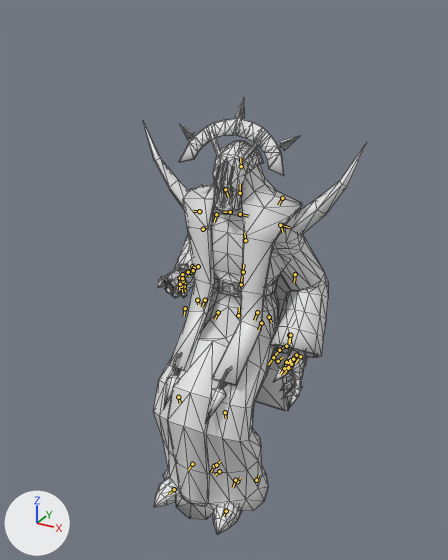
Before and after pictures for a commit that changed the Blender file assets-src/rooms/tavern/creature-clips/Cultist.blend.
Before and after are seen from a 50 mm lens placed at (0.537, -1.046, 0.919), pointed at (0.009, -0.085, 0.438). Arrows for +X, +Y and +Z are at lower left; the lights stay in place. The picture after the commit comes second. Both versions are drawn at frame 47 of the action 'SitArmWrestle'; the numbers are the values there. The bones that change, and the others that lie on the model, are drawn over the model as lines. Mesh edges are drawn as thin lines.

Objects in the first picture: 'CultistSourceMesh'.
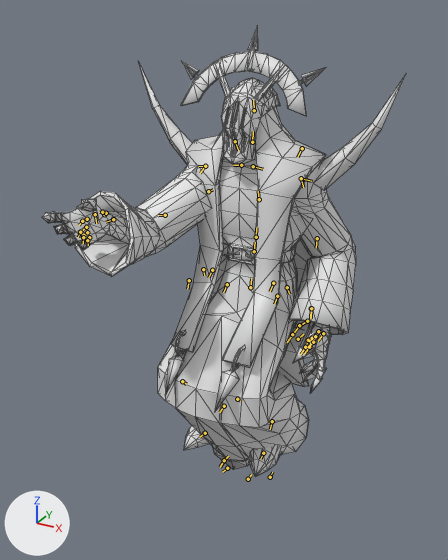
Edits to the scene script, one JSON object a line:
```json
{"block": "bone_root", "where": "bone_root = bpy.data.objects['Cultist'].pose.bones['root']"}
{"op": "set", "path": "bone_root.location", "old": "(0.0, 0.0, -0.126)", "new": "(0.0, 0.057, -0.163)"}
{"op": "set", "path": "bone_root.scale", "old": "(0.85, 0.85, 0.85)", "new": "(1.0, 1.0, 1.0)"}
{"block": "bone_thigh_l", "where": "bone_thigh_l = bpy.data.objects['Cultist'].pose.bones['thigh.L']  # child of 'hips'"}
{"op": "set", "path": "bone_thigh_l.rotation_quaternion", "old": "(0.906, -0.411, -0.093, 0.029)", "new": "(0.911, -0.401, -0.094, 0.028)", "note": "degrees (-49, -8, 8) -> degrees (-48, -9, 7)"}
{"block": "bone_shin_l", "where": "bone_shin_l = bpy.data.objects['Cultist'].pose.bones['shin.L']  # child of 'thigh.L'"}
{"op": "set", "path": "bone_shin_l.rotation_quaternion", "old": "(0.87, 0.492, 0.004, -0.022)", "new": "(0.699, 0.715, 0.004, -0.029)", "note": "degrees (59, 2, -2) -> degrees (91, 3, -2)"}
{"block": "bone_foot_l", "where": "bone_foot_l = bpy.data.objects['Cultist'].pose.bones['foot.L']  # child of 'shin.L'"}
{"op": "set", "path": "bone_foot_l.rotation_quaternion", "old": "(0.995, -0.089, 0.039, -0.023)", "new": "(0.929, -0.371, 0.0, -0.016)", "note": "degrees (-10, 4, -3) -> degrees (-43, -1, -2)"}
{"block": "bone_spine", "where": "bone_spine = bpy.data.objects['Cultist'].pose.bones['spine']  # child of 'hips'"}
{"op": "set", "path": "bone_spine.rotation_quaternion", "old": "(1.0, -0.008, 0.0, 0.0)", "new": "(1.0, 0.0, 0.0, 0.0)", "note": "degrees (-1, 0, 0) -> degrees (0, 0, 0)"}
{"block": "bone_upper_arm_r", "where": "bone_upper_arm_r = bpy.data.objects['Cultist'].pose.bones['upper_arm.R']  # child of 'shoulder.R'"}
{"op": "set", "path": "bone_upper_arm_r.rotation_quaternion", "old": "(0.808, 0.299, -0.181, -0.474)", "new": "(0.823, -0.491, 0.279, 0.06)", "note": "degrees (41, 0, -61) -> degrees (-65, 31, -12)"}
{"block": "bone_forearm_r", "where": "bone_forearm_r = bpy.data.objects['Cultist'].pose.bones['forearm.R']  # child of 'upper_arm.R'"}
{"op": "set", "path": "bone_forearm_r.rotation_quaternion", "old": "(0.898, -0.336, 0.087, 0.271)", "new": "(0.994, -0.067, -0.017, -0.087)", "note": "degrees (-36, 20, 27) -> degrees (-7, -3, -10)"}
{"block": "bone_hand_r", "where": "bone_hand_r = bpy.data.objects['Cultist'].pose.bones['hand.R']  # child of 'forearm.R'"}
{"op": "set", "path": "bone_hand_r.rotation_quaternion", "old": "(0.923, -0.296, -0.118, 0.218)", "new": "(0.978, 0.166, -0.112, 0.063)", "note": "degrees (-37, -5, 28) -> degrees (19, -14, 5)"}
{"block": "bone_thigh_r", "where": "bone_thigh_r = bpy.data.objects['Cultist'].pose.bones['thigh.R']  # child of 'hips'"}
{"op": "set", "path": "bone_thigh_r.rotation_quaternion", "old": "(0.906, -0.411, 0.093, -0.029)", "new": "(0.911, -0.401, 0.094, -0.028)", "note": "degrees (-49, 8, -8) -> degrees (-48, 9, -7)"}
{"block": "bone_shin_r", "where": "bone_shin_r = bpy.data.objects['Cultist'].pose.bones['shin.R']  # child of 'thigh.R'"}
{"op": "set", "path": "bone_shin_r.rotation_quaternion", "old": "(0.87, 0.492, -0.004, 0.021)", "new": "(0.699, 0.715, -0.004, 0.029)", "note": "degrees (59, -2, 2) -> degrees (91, -3, 2)"}
{"block": "bone_foot_r", "where": "bone_foot_r = bpy.data.objects['Cultist'].pose.bones['foot.R']  # child of 'shin.R'"}
{"op": "set", "path": "bone_foot_r.rotation_quaternion", "old": "(0.995, -0.089, -0.039, 0.023)", "new": "(0.929, -0.371, 0.0, 0.016)", "note": "degrees (-10, -4, 3) -> degrees (-43, 1, 2)"}
```

Changed parts and their boxes [x1, y1, x2, y2] in the pictures (448 x 560 px):
```json
{"object": "CultistSourceMesh", "change": "posed", "before": [143, 98, 366, 534], "after": [42, 27, 406, 476], "on screen": "63% wider"}
{"bone": "root", "before": "(237, 481) to (240, 477)", "after": "(248, 479) to (251, 474)"}
{"bone": "thigh.L", "before": "(261, 323) to (258, 330)", "after": "(277, 296) to (274, 304)"}
{"bone": "shin.L", "before": "(225, 412) to (226, 418)", "after": "(237, 399) to (240, 401)"}
{"bone": "foot.L", "before": "(235, 480) to (233, 487)", "after": "(272, 421) to (270, 429)"}
{"bone": "spine", "before": "(241, 284) to (242, 276)", "after": "(254, 251) to (255, 242)"}
{"bone": "upper_arm.R", "before": "(199, 211) to (202, 212)", "after": "(205, 166) to (200, 173)"}
{"bone": "forearm.R", "before": "(216, 214) to (214, 222)", "after": "(165, 215) to (158, 215)"}
{"bone": "hand.R", "before": "(198, 266) to (193, 270)", "after": "(113, 219) to (106, 222)"}
{"bone": "thigh.R", "before": "(218, 312) to (215, 319)", "after": "(227, 284) to (223, 292)"}
{"bone": "shin.R", "before": "(178, 397) to (180, 403)", "after": "(182, 381) to (186, 384)"}
{"bone": "foot.R", "before": "(192, 464) to (188, 470)", "after": "(224, 406) to (219, 412)"}
```
